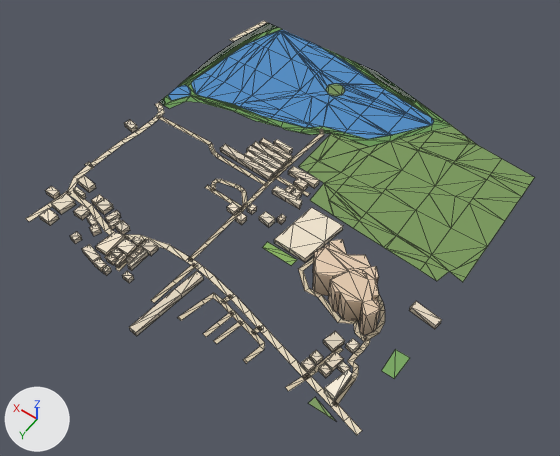
The glTF model public/assets/bengaluru-region-v1/tiles/t16_-34-l1.glb, before and after one commit.
One viewpoint serves both versions: a camera (50 mm lens) standing at (7875.0, -16186.0, 770.0) and looking at (8232.0, -16686.0, -14.0). Every picture has the same lights, and +X, +Y and +Z are marked at lower left. The picture after the commit comes second. Mesh edges are drawn as thin lines. Vertices at exactly the same position are counted once.

The first picture shows 'building', 'ground', 'water'.
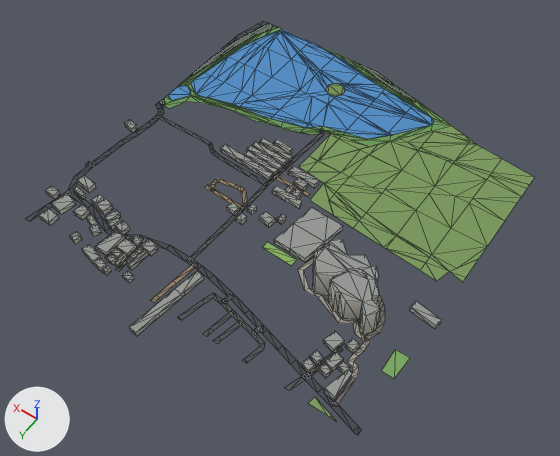
What changed in the scene script:
```text
Change me_building:
    remove me_building.from_pydata(...)  # 592 vertices, 791 faces; spans x -5.0..506.0, y 206.0..545.0, z 0.0..42.0
    add me_building.from_pydata(...)  # 592 vertices, 974 faces; spans x -5.0..506.0, y 206.0..545.0, z 0.0..42.0
    me_building part 1: 791 kept faces spanning x -5.0..506.0, y 206.0..545.0, z 0.0..42.0 get new vertex colours
    edits to the shape of me_building do not show in these pictures
Change me_ground:
    verts and faces of me_ground; kept vertices keep their numbers, new ones are numbered from 687
    remove me_ground.from_pydata(...)  # 687 vertices, 768 faces; spans x -1.0..504.0, y -1.0..501.0, z 1.0
    add me_ground.from_pydata(...)  # 696 vertices, 777 faces; spans x 0.0..500.0, y 0.0..500.0, z 1.0
    me_ground part 2
    10 vertices are removed from x 1.0..207.0, y 320.0..501.0, z 1.0
    21 faces are deleted
    9 vertices move from x -1.0..150.0, y 391.0..501.0, z 1.0 to x 0.0..150.0, y 391.0..500.0, z 1.0
    15 vertices are added at x 0.0..285.0, y 320.0..500.0, z 1.0
    26 new faces join them
    me_ground part 3
    add delete_vertices([*range(539, 543)])  # with the faces that use them
    add verts[225] = (500.0, 381.0, 1.0)  # moved, pixel (89, 161)
    add verts[226] = (500.0, 389.0, 1.0)  # moved, pixel (84, 164)
    add verts[228] = (496.0, 390.0, 1.0)  # moved, pixel (86, 166)
    add verts[227] = (488.0, 383.0, 1.0)  # moved, pixel (94, 166)
    add verts[708] = (491.0, 470.0, 1.0)  # pixel (45, 205)
    add verts[709] = (483.0, 471.0, 1.0)  # pixel (48, 208)
    add verts[710] = (488.0, 500.0, 1.0)  # pixel (29, 221)
    add verts[711] = (496.0, 500.0, 1.0)  # pixel (25, 218)
    add faces += [(537, 538, 708), (537, 708, 709), (708, 710, 709), (708, 711, 710)]
    me_ground part 4
    add delete_vertices([528, 535])  # with the faces that use them
    add verts[527] = (500.0, 66.0, 1.0)  # moved, pixel (232, 39)
    add verts[529] = (500.0, 51.0, 1.0)  # moved, pixel (238, 34)
    add verts[536] = (488.0, 0.0, 1.0)  # moved, pixel (263, 20)
    add verts[704] = (500.0, 93.0, 1.0)  # pixel (221, 48)
    add verts[705] = (498.0, 79.0, 1.0)  # pixel (228, 44)
    add verts[706] = (500.0, 79.0, 1.0)  # pixel (227, 43)
    add verts[707] = (480.0, 0.0, 1.0)  # pixel (267, 22)
    add faces += [(704, 705, 706), (530, 706, 705), (527, 706, 530), (534, 707, 536)]
    me_ground part 5
    add verts[578] = (270.0, 155.0, 1.0)  # moved, pixel (324, 134)
    add verts[577] = (276.0, 157.0, 1.0)  # moved, pixel (319, 133)
    me_ground part 6: 272 kept faces spanning x 35.0..500.0, y 0.0..500.0, z 1.0 get new vertex colours; the middle colour goes from beige #d7c9ae to dark grey #535556
    other edits to the shape of me_ground do not show in these pictures
```

Changed parts and their boxes (x1, y1, x2, y2) in the pictures (560 x 456 px; the box of a moved part takes in the faces that stretch with it):
part 1 of me_building, recoloured: (39, 120, 442, 402) in both
part 2 of me_ground, moved or reshaped: before (151, 281, 362, 435); after (151, 281, 361, 435)
part 3 of me_ground, moved or reshaped: before (26, 162, 94, 222); after (26, 162, 93, 222)
part 4 of me_ground, reshaped: before (229, 21, 267, 42); after (223, 21, 268, 48)
part 5 of me_ground, moved or reshaped: (306, 129, 324, 149) in both
part 6 of me_ground, recoloured: (67, 23, 385, 407) in both
